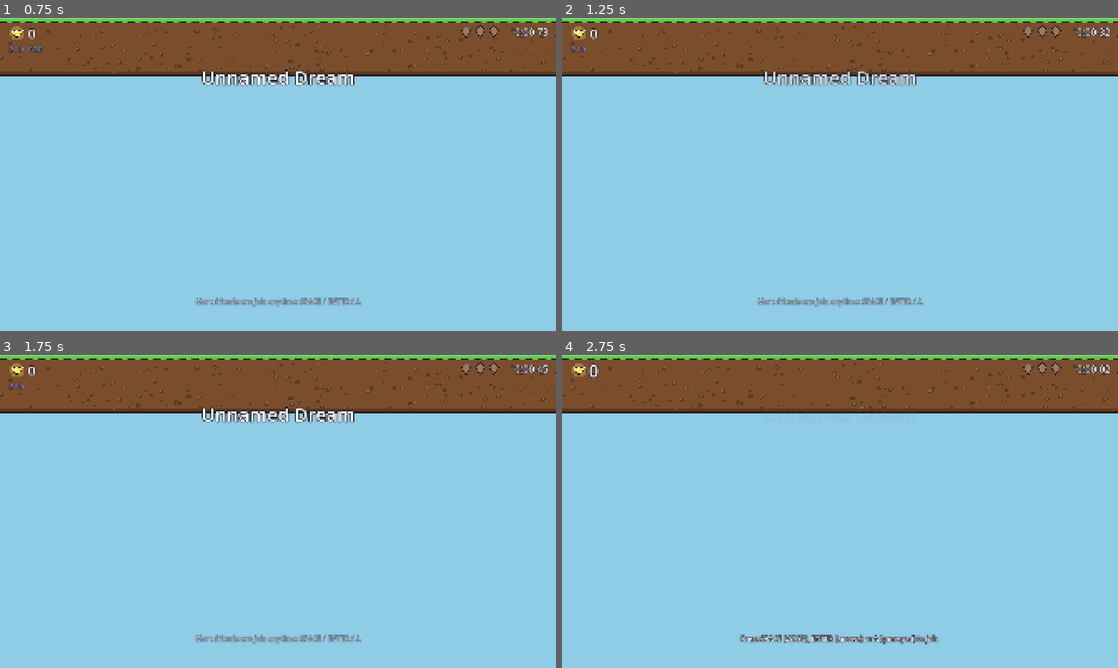
Above: before the commit, frames 1-4 (two rows, left to right).
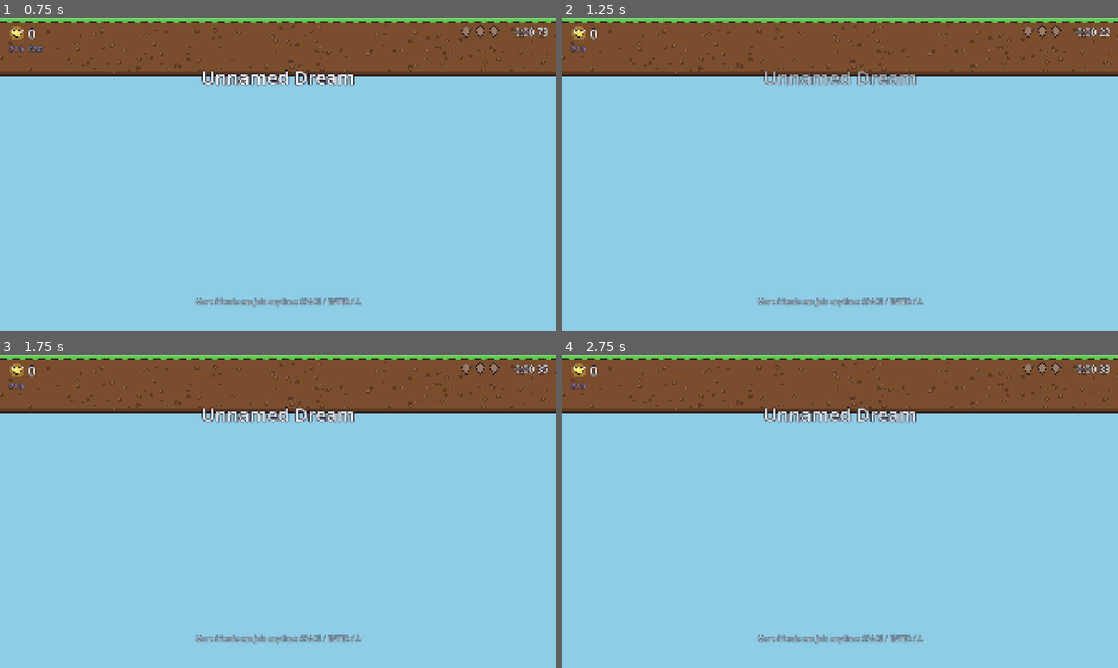
Above: after the commit, the same moments.

Repository: colinduke2-byte/coop-platformer
Game: Godot game, scene res://tests/test_runner.tscn
Same seed, same stepped clock (60 frames per second), same inputs: the game is played once before the commit and once after it. This scene is started directly instead of the project's main scene.
Inputs:
- Up to frame 1 (0.75 s): tap Enter at 0.5 s; hold Right from 0.53 s (still down); tap F at 0.6 s
- Up to frame 2 (1.25 s): keep holding Right; tap Space (p0_jump) at 0.77, 1.07 s
- Up to frame 3 (1.75 s): release Right at 1.28 s; hold S from 1.28 s (still down); tap G at 1.35 s; tap Space (p0_jump) at 1.52 s
- Up to frame 4 (2.75 s): tap Space (p0_jump) at 1.82 s; release S at 2.03 s; hold Right from 2.03 s (still down); tap Enter at 2.1 s

Frame 1 is identical in both runs. In frame 2, 0.5% of the frame differs, in the area x 36-98%, y 3-22%; in frame 3, 0.2%; in frame 4, 1.7%, in the area x 1-99%, y 2-93%.

Commit message:
Audio: synthesized SFX + theme music, Audio autoload on EventBus
- tools/audio/gen_sfx.py: 36 original synthesized effects (jump, land,
  punches, pound, lum, gem, bubble, revive, pad, splash, cannon, switch,
  crumble, clank, boss slam, menu blips, victory jingle...)
- tools/audio/gen_music.py: procedural loops for meadow, candy, sunset,
  glacier and menus (chords, generated melody, bass, drums)
- core/audio_manager.gd (autoload Audio): plays SFX for EventBus events with
  pitch variation, Lum pickups climb in pitch when chained, crossfading
  music from LevelTheme.music, Music/SFX buses with set_volume()
- New events: player_punched, enemy_shot, level_started
- Menus play menu music + move/confirm blips
- Music is skipped headless (dummy driver leaked stopped playbacks at exit)

Co-Authored-By: Claude Opus 5.5 <noreply@anthropic.com>
Claude-Session: https://claude.ai/code/session_01RZyH36iJEe4btbCSQD3mjg

Diff:
--- /dev/null
+++ b/core/audio_manager.gd
@@ -0,0 +1,203 @@
+extends Node
+## Autoload "Audio": plays sound effects for game events (listens to EventBus)
+## and the music for each level's theme (LevelTheme.music) or menus.
+## Sounds live in audio/sfx/<name>.wav (placeholders made by
+## tools/audio/gen_sfx.py - drop in real recordings with the same names).
+## Volumes: "Music" and "SFX" buses (created at startup), see set_volume().
+
+const SFX_DIR := "res://audio/sfx/"
+const MUSIC_DIR := "res://audio/music/"
+const VOICES := 16
+const FADE := 0.8
+
+var _sfx := {}                       ## name -> AudioStream
+var _voices: Array[AudioStreamPlayer] = []
+var _next := 0
+var _music: AudioStreamPlayer
+var _music_old: AudioStreamPlayer
+var _music_name := ""
+var _lum_combo := 0.0                ## pitch climbs while you chain Lum pickups
+var _lum_timer := 0.0
+
+
+func _ready() -> void:
+	process_mode = Node.PROCESS_MODE_ALWAYS
+	_make_bus(&"Music", -6.0)
+	_make_bus(&"SFX", -2.0)
+	for i in VOICES:
+		var p := AudioStreamPlayer.new()
+		p.bus = &"SFX"
+		add_child(p)
+		_voices.append(p)
+	for side in 2:
+		var m := AudioStreamPlayer.new()
+		m.bus = &"Music"
+		add_child(m)
+		if side == 0:
+			_music = m
+		else:
+			_music_old = m
+	_connect_events()
+
+
+## Stop everything on quit so no playback keeps a stream alive (leak warnings).
+func _exit_tree() -> void:
+	for p: AudioStreamPlayer in _voices + [_music, _music_old]:
+		p.stop()
+		p.stream = null
+	_sfx.clear()
+
+
+func _make_bus(bus_name: StringName, db: float) -> void:
+	if AudioServer.get_bus_index(bus_name) != -1:
+		return
+	AudioServer.add_bus()
+	var i := AudioServer.bus_count - 1
+	AudioServer.set_bus_name(i, bus_name)
+	AudioServer.set_bus_send(i, &"Master")
+	AudioServer.set_bus_volume_db(i, db)
+
+
+## 0..1 linear volume for "Master", "Music" or "SFX".
+func set_volume(bus_name: StringName, linear: float) -> void:
+	var i := AudioServer.get_bus_index(bus_name)
+	if i != -1:
+		AudioServer.set_bus_volume_db(i, linear_to_db(clampf(linear, 0.0001, 1.0)))
+
+
+func get_volume(bus_name: StringName) -> float:
+	var i := AudioServer.get_bus_index(bus_name)
+	return db_to_linear(AudioServer.get_bus_volume_db(i)) if i != -1 else 1.0
+
+
+# --- Playback ------------------------------------------------------------------------
+
+## Play a sound effect by file name (without .wav). `pitch_jitter` = random +-.
+func play(sfx_name: String, volume_db := 0.0, pitch := 1.0, pitch_jitter := 0.05) -> void:
+	var stream := _get_sfx(sfx_name)
+	if stream == null:
+		return
+	var p := _voices[_next]
+	_next = (_next + 1) % _voices.size()
+	p.stream = stream
+	p.volume_db = volume_db
+	p.pitch_scale = maxf(pitch + randf_range(-pitch_jitter, pitch_jitter), 0.05)
+	p.play()
+
+
+func _get_sfx(sfx_name: String) -> AudioStream:
+	if not _sfx.has(sfx_name):
+		var path := SFX_DIR + sfx_name + ".wav"
+		_sfx[sfx_name] = load(path) if ResourceLoader.exists(path) else null
+	return _sfx[sfx_name]
+
+
+## Crossfade to a music track: a name in audio/music/ or an AudioStream.
+func play_music(track: Variant) -> void:
+	var stream: AudioStream = track if track is AudioStream else null
+	var key := ""
+	if track is String:
+		key = track
+		var path := MUSIC_DIR + key + ".wav"
+		stream = load(path) if ResourceLoader.exists(path) else null
+	elif stream:
+		key = stream.resource_path
+	if stream == null or key == _music_name:
+		return
+	_music_name = key
+	if DisplayServer.get_name() == "headless":
+		return  # no one to hear it; and the dummy driver never releases stopped playbacks (exit leak)
+	if stream is AudioStreamWAV:
+		var wav := stream as AudioStreamWAV
+		wav.loop_mode = AudioStreamWAV.LOOP_FORWARD
+		wav.loop_begin = 0
+		wav.loop_end = int(wav.get_length() * wav.mix_rate)
+	var tmp := _music_old
+	_music_old = _music
+	_music = tmp
+	_music.stream = stream
+	_music.volume_db = -40.0
+	_music.play()
+	var tw := create_tween().set_parallel()
+	tw.tween_property(_music, ^"volume_db", 0.0, FADE)
+	tw.tween_property(_music_old, ^"volume_db", -40.0, FADE)
+	tw.chain().tween_callback(_music_old.stop)
+
+
+func stop_music() -> void:
+	_music_name = ""
+	var tw := create_tween()
+	tw.tween_property(_music, ^"volume_db", -40.0, FADE)
+	tw.tween_callback(_music.stop)
+
+
+func _process(delta: float) -> void:
+	_lum_timer -= delta
+	if _lum_timer <= 0.0:
+		_lum_combo = 0.0
+
+
+# --- Events ----------------------------------------------------------------------------
+
+func _connect_events() -> void:
+	var E := EventBus
+	E.player_jumped.connect(func(_p: Player) -> void: play("jump", -4.0))
+	E.player_wall_jumped.connect(func(_p: Player) -> void: play("wall_jump", -6.0))
+	E.player_landed.connect(func(_p: Player) -> void: play("land", -10.0, 1.0, 0.1))
+	E.player_hard_landed.connect(func(_p: Player, _s: float) -> void: play("hard_land", -4.0))
+	E.player_ground_pounded.connect(func(p: Player, _pos: Vector2) -> void: play("pound" if p else "boss_slam", -2.0))
+	E.player_slid.connect(func(_p: Player) -> void: play("slide", -6.0))
+	E.player_ledge_grabbed.connect(func(_p: Player) -> void: play("ledge", -8.0))
+	E.player_wall_ran.connect(func(_p: Player) -> void: play("slide", -6.0, 1.4))
+	E.player_head_bounced.connect(func(_a: Player, _b: Player) -> void: play("stomp", -4.0, 1.3))
+	E.player_punched.connect(func(_p: Player, power: float) -> void: play("punch_swing", -6.0, 1.2 - 0.3 * power))
+	E.punch_landed.connect(func(_p: Player, _t: Node2D, power: float) -> void:
+		play("punch_big" if power > 0.6 else "punch_hit", -2.0))
+	E.player_died.connect(func(_p: Player) -> void:
+		play("hurt", -3.0)
+		play("bubble", -6.0))
+	E.player_revived.connect(func(_p: Player) -> void: play("revive", -4.0))
+	E.player_joined.connect(func(_p: Player) -> void: play("join", -6.0))
+	E.enemy_defeated.connect(func(_e: Node2D, _by: Player) -> void: play("enemy_pop", -4.0))
+	E.enemy_blocked.connect(func(_e: Node2D, _by: Player) -> void: play("clank", -6.0))
+	E.enemy_shot.connect(func(_e: Node2D) -> void: play("shoot", -8.0))
+	E.enemy_spawned.connect(func(_e: Node2D) -> void: play("bubble", -8.0, 0.7))
+	E.projectile_reflected.connect(func(_p: Node2D, _by: Player) -> void: play("reflect", -4.0))
+	E.breakable_broken.connect(_on_broken)
+	E.lum_collected.connect(_on_lum)
+	E.gem_collected.connect(func(_i: int, _s: int, _pos: Vector2) -> void: play("gem", -2.0, 1.0, 0.0))
+	E.checkpoint_reached.connect(func(_pos: Vector2) -> void: play("checkpoint", -4.0, 1.0, 0.0))
+	E.pad_bounced.connect(func(_p: Player, _pad: Node2D, pounding: bool) -> void: play("pad", -4.0, 0.8 if pounding else 1.0))
+	E.player_swung.connect(func(_p: Player) -> void: play("swing", -6.0))
+	E.player_splashed.connect(func(_p: Player, _pos: Vector2) -> void: play("splash", -6.0))
+	E.cannon_fired.connect(func(_c: Node2D, _p: Player) -> void: play("cannon", -3.0))
+	E.switch_toggled.connect(func(_s: Node2D, _on: bool) -> void: play("switch", -4.0, 1.0, 0.0))
+	E.secret_found.connect(func(_s: Node2D) -> void: play("secret", -3.0, 1.0, 0.0))
+	E.level_completed.connect(func(_r: Dictionary) -> void:
+		stop_music()
+		play("victory", -2.0, 1.0, 0.0))
+	E.level_started.connect(_on_level_started)
+
+
+func _on_broken(b: Node2D, _by: Player) -> void:
+	if b is CrumblePlatform:
+		play("crumble", -6.0)
+	elif b is Projectile:
+		play("punch_hit", -14.0, 1.6)
+	else:
+		play("break", -4.0)
+
+
+func _on_lum(_slot: int, _pos: Vector2) -> void:
+	_lum_combo = minf(_lum_combo + 0.06, 0.8)
+	_lum_timer = 0.6
+	play("lum", -8.0, 1.0 + _lum_combo, 0.0)
+
+
+func _on_level_started(node: Node2D) -> void:
+	var level := node as Level
+	if level == null:
+		return
+	var th := level.level_theme if level.level_theme else LevelTheme.default_theme()
+	if th.music:
+		play_music(th.music)
--- a/core/event_bus.gd
+++ b/core/event_bus.gd
@@ -21,6 +21,9 @@
 signal enemy_defeated(enemy: Node2D, by: Player)
 signal enemy_hit(enemy: Node2D, by: Player)
 signal enemy_spawned(enemy: Node2D)
+signal enemy_shot(enemy: Node2D)
+signal player_punched(player: Player, power: float)
+signal level_started(level: Node2D)
 signal enemy_blocked(enemy: Node2D, by: Player)
 signal projectile_reflected(projectile: Node2D, by: Player)
 signal punch_landed(player: Player, target: Node2D, power: float)
--- a/enemies/enemy.gd
+++ b/enemies/enemy.gd
@@ -293,6 +293,7 @@
 	p.shooter = self
 	p.position = position + Vector2(offset.x * facing, offset.y)
 	get_parent().add_child(p)
+	EventBus.enemy_shot.emit(self)
 	return p
 
 
--- a/levels/level.gd
+++ b/levels/level.gd
@@ -32,6 +32,7 @@
 	var cam := get_viewport().get_camera_2d()
 	if cam is CoopCamera:
 		cam.snap()
+	EventBus.level_started.emit(self)
 
 
 func _exit_tree() -> void:
--- a/player/states/punch.gd
+++ b/player/states/punch.gd
@@ -96,6 +96,7 @@
 	player.punch_area.position = Vector2(target.x * player.facing, target.y)
 	player.punch_area.scale = Vector2.ONE * lerpf(1.0, t.punch_charged_hitbox_multiplier, _power)
 	player.set_punch_visual(true, target, _power)
+	EventBus.player_punched.emit(player, _power)
 	_set_phase(Phase.ACTIVE)
 	_apply_hits()  # land on the first active frame too
 
--- a/project.godot
+++ b/project.godot
@@ -21,6 +21,7 @@
 InputRouter="*res://core/input_router.gd"
 GameManager="*res://core/game_manager.gd"
 Vfx="*res://vfx/vfx.gd"
+Audio="*res://core/audio_manager.gd"
 
 [display]
 
--- a/tests/run_tests.gd
+++ b/tests/run_tests.gd
@@ -1914,3 +1914,17 @@
 			break
 	check(exit_g.is_open(), "beating the King (and his minions) should open the exit")
 	await _finish_demo()
+
+
+func test_audio_plays_sfx_for_events_and_theme_music() -> void:
+	var p := add_player(0, Vector2(0, -2))
+	await settle(p)
+	press(0, "jump")
+	await frames(2)
+	release(0, "jump")
+	var playing := Audio._voices.filter(func(v: AudioStreamPlayer) -> bool:
+		return v.playing and v.stream and v.stream.resource_path.ends_with("jump.wav"))
+	check(playing.size() > 0, "jumping should play the jump sound")
+	EventBus.level_started.emit(_arena)  # arena has no theme -> default meadow music
+	await frames(2)
+	check(Audio._music_name.ends_with("meadow.wav"), "levels should pick their theme music (got %s)" % Audio._music_name)
--- a/ui/character_select.gd
+++ b/ui/character_select.gd
@@ -52,6 +52,7 @@
 	for slot in InputRouter.get_bound_slots():
 		_join(slot)
 	InputRouter.join_requested.connect(_join)
+	Audio.play_music("menu")
 
 
 func _exit_tree() -> void:
@@ -114,10 +115,12 @@
 	if not c.ready and dir != 0:
 		c.index = _next_free(c.index, dir, c.slot)
 		_refresh(c)
+		Audio.play("menu_move", -6.0, 1.0, 0.0)
 	if c.input.jump_pressed():
 		if not c.ready and not _taken_by_other(c.index, c.slot):
 			c.ready = true
 			_refresh(c)
+			Audio.play("menu_ok", -4.0, 1.0, 0.0)
 	elif c.input.attack_pressed():
 		if c.ready:
 			c.ready = false
--- a/ui/level_select.gd
+++ b/ui/level_select.gd
@@ -55,6 +55,7 @@
 		rig.build(GameManager.character_for(slots[k]))
 		_rigs.append(rig)
 	_refresh()
+	Audio.play_music("menu")
 
 
 func _make_card(info: Dictionary) -> Control:
--- a/ui/menu_input.gd
+++ b/ui/menu_input.gd
@@ -17,7 +17,8 @@
 var _prev := {}              ## slot -> Vector2 stick last frame
 
 
-func poll() -> void:
+## `sounds`: play menu blips for moves / confirm (off while the menu is hidden).
+func poll(sounds := true) -> void:
 	up = false
 	down = false
 	left = false
@@ -44,3 +45,8 @@
 		if inp.pause_pressed():
 			pause = true
 			who = slot
+	if sounds:
+		if up or down or left or right:
+			Audio.play("menu_move", -6.0, 1.0, 0.0)
+		if confirm:
+			Audio.play("menu_ok", -4.0, 1.0, 0.0)
--- a/ui/pause_menu.gd
+++ b/ui/pause_menu.gd
@@ -67,6 +67,7 @@
 	_rebuild()
 	_root.visible = true
 	get_tree().paused = true
+	Audio.play("menu_ok", -4.0, 0.8, 0.0)
 
 
 func close() -> void:
@@ -76,7 +77,7 @@
 
 
 func _process(_delta: float) -> void:
-	_menu.poll()
+	_menu.poll(_open)
 	if not _open:
 		if _menu.pause and not GameManager.level_complete:
 			open(_menu.who)
--- a/ui/results.gd
+++ b/ui/results.gd
@@ -29,7 +29,7 @@
 func _process(_delta: float) -> void:
 	if not _active:
 		return
-	_menu.poll()
+	_menu.poll(true)
 	if _menu.left:
 		_index = wrapi(_index - 1, 0, _items.size())
 		_refresh_items()
--- a/world/level_theme.gd
+++ b/world/level_theme.gd
@@ -27,6 +27,9 @@
 @export var near_hills := Color("6fbf8e")
 @export var cloud := Color(1, 1, 1, 0.9)
 @export var sun := Color("fff3b0")
+
+@export_group("Music")
+@export var music: AudioStream               ## loops while a level with this theme plays
 
 @export_group("Decor")
 @export var foliage := Color("4fb548")
--- a/world/themes/candy.tres
+++ b/world/themes/candy.tres
@@ -1,6 +1,7 @@
-[gd_resource type="Resource" script_class="LevelTheme" load_steps=2 format=3]
+[gd_resource type="Resource" script_class="LevelTheme" load_steps=3 format=3]
 
 [ext_resource type="Script" path="res://world/level_theme.gd" id="1"]
+[ext_resource type="AudioStream" path="res://audio/music/candy.wav" id="2"]
 
 [resource]
 script = ExtResource("1")
@@ -22,3 +23,4 @@
 foliage = Color(0.4980, 0.8784, 0.7686, 1)
 foliage_dark = Color(0.2471, 0.7216, 0.6039, 1)
 flower_colors = Array[Color]([Color(1.0000, 1.0000, 1.0000, 1), Color(1.0000, 0.8235, 0.2471, 1), Color(0.5608, 0.8392, 1.0000, 1), Color(1.0000, 0.3647, 0.5608, 1)])
+music = ExtResource("2")
--- a/world/themes/glacier.tres
+++ b/world/themes/glacier.tres
@@ -1,6 +1,7 @@
-[gd_resource type="Resource" script_class="LevelTheme" load_steps=2 format=3]
+[gd_resource type="Resource" script_class="LevelTheme" load_steps=3 format=3]
 
 [ext_resource type="Script" path="res://world/level_theme.gd" id="1"]
+[ext_resource type="AudioStream" path="res://audio/music/glacier.wav" id="2"]
 
 [resource]
 script = ExtResource("1")
@@ -22,3 +23,4 @@
 foliage = Color(0.4980, 0.8314, 0.7686, 1)
 foliage_dark = Color(0.3098, 0.6588, 0.6039, 1)
 flower_colors = Array[Color]([Color(1.0000, 1.0000, 1.0000, 1), Color(1.0000, 0.4941, 0.4039, 1), Color(1.0000, 0.8235, 0.2471, 1), Color(0.7216, 0.4196, 1.0000, 1)])
+music = ExtResource("2")
--- a/world/themes/meadow.tres
+++ b/world/themes/meadow.tres
@@ -1,6 +1,7 @@
-[gd_resource type="Resource" script_class="LevelTheme" load_steps=2 format=3]
+[gd_resource type="Resource" script_class="LevelTheme" load_steps=3 format=3]
 
 [ext_resource type="Script" path="res://world/level_theme.gd" id="1"]
+[ext_resource type="AudioStream" path="res://audio/music/meadow.wav" id="2"]
 
 [resource]
 script = ExtResource("1")
@@ -22,3 +23,4 @@
 foliage = Color(0.3098, 0.7098, 0.2824, 1)
 foliage_dark = Color(0.1843, 0.5412, 0.2314, 1)
 flower_colors = Array[Color]([Color(1.0000, 0.3647, 0.5608, 1), Color(1.0000, 0.8235, 0.2471, 1), Color(0.3569, 0.5490, 1.0000, 1), Color(1.0000, 1.0000, 1.0000, 1)])
+music = ExtResource("2")
--- a/world/themes/sunset.tres
+++ b/world/themes/sunset.tres
@@ -1,6 +1,7 @@
-[gd_resource type="Resource" script_class="LevelTheme" load_steps=2 format=3]
+[gd_resource type="Resource" script_class="LevelTheme" load_steps=3 format=3]
 
 [ext_resource type="Script" path="res://world/level_theme.gd" id="1"]
+[ext_resource type="AudioStream" path="res://audio/music/sunset.wav" id="2"]
 
 [resource]
 script = ExtResource("1")
@@ -22,3 +23,4 @@
 foliage = Color(0.7608, 0.8392, 0.3529, 1)
 foliage_dark = Color(0.5608, 0.6392, 0.2275, 1)
 flower_colors = Array[Color]([Color(1.0000, 0.8235, 0.2471, 1), Color(1.0000, 0.3647, 0.5608, 1), Color(1.0000, 1.0000, 1.0000, 1), Color(0.2314, 0.8078, 0.6745, 1)])
+music = ExtResource("2")
Not shown, added: audio/music/candy.wav.import
Not shown, added: audio/music/glacier.wav.import
Not shown, added: audio/music/meadow.wav.import
Not shown, added: audio/music/menu.wav.import
Not shown, added: audio/music/sunset.wav.import
Not shown, added: audio/sfx/boss_slam.wav.import
Not shown, added: audio/sfx/break.wav.import
Not shown, added: audio/sfx/bubble.wav.import
Not shown, added: audio/sfx/cannon.wav.import
Not shown, added: audio/sfx/checkpoint.wav.import
Not shown, added: audio/sfx/clank.wav.import
Not shown, added: audio/sfx/crumble.wav.import
(and 71 more such lines)
